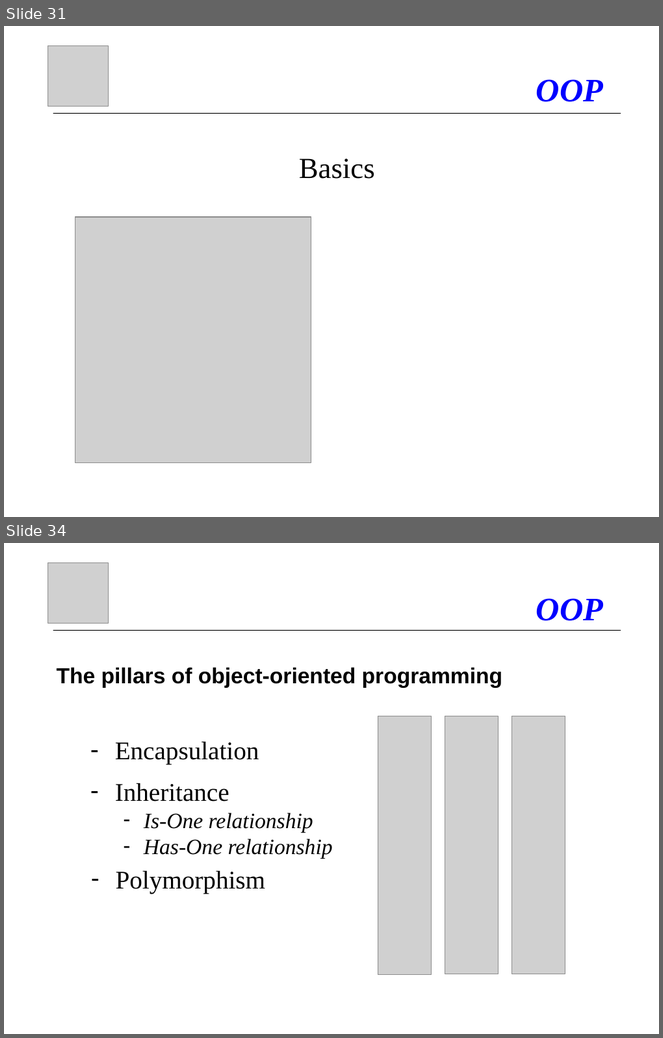
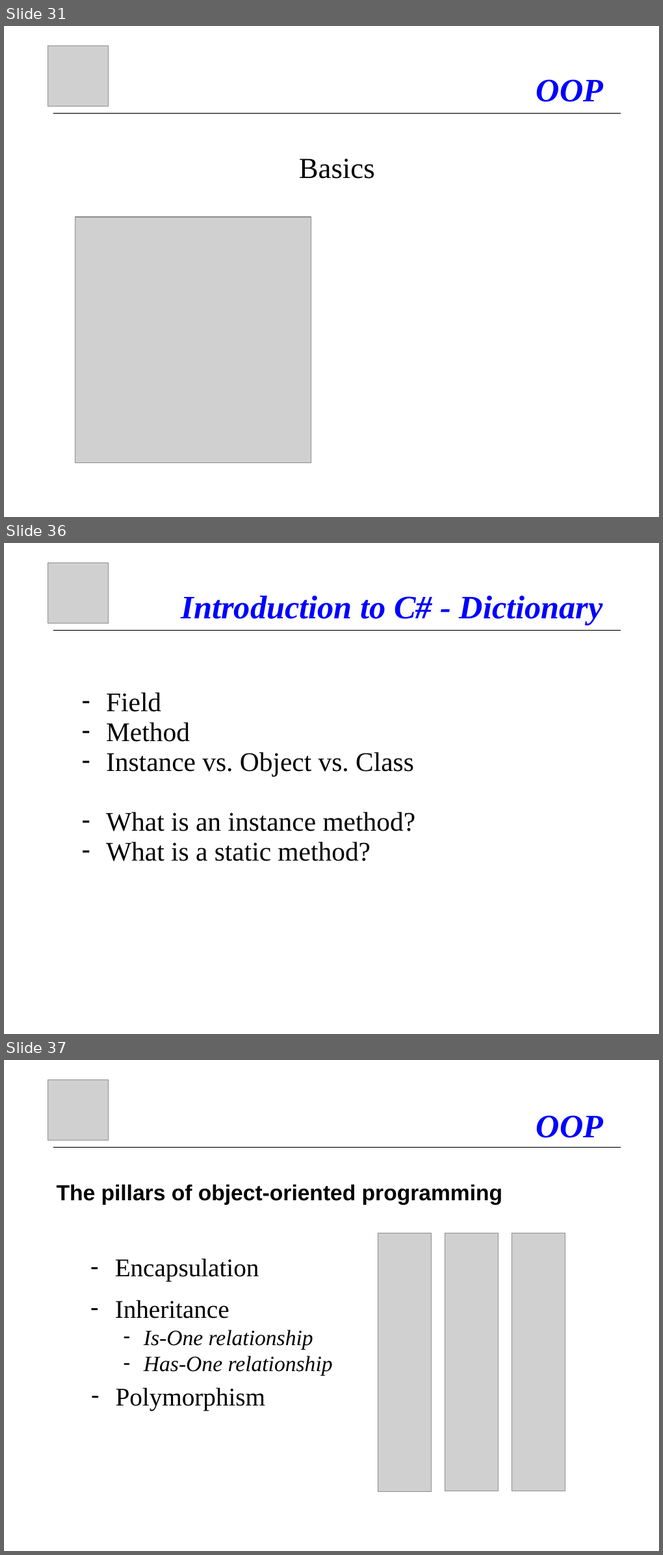
Before and after one commit to atillakati/fit_omicron_atilla, a slide deck: doc/C#_Kurs_en.ppt. Shown one above the other, each under a label of ours: slides 31 and 34 before the commit, slides 31, 36 and 37 after it; the slides between them are not shown. The pictures are 663x1038 and 663x1555 pixels, drawn with LibreOffice and Linux fonts; fonts in the diff are those of the drawing; grey boxes stand for pictures. Boxes give left, top, right and bottom in pixels: in the first picture for what was removed or moved away, otherwise in the second. Text is boxed around its words. In the diff, an @@ line names an element or a change of style, - is before the commit and + after.

```diff
--- a/doc/C#_Kurs_en.ppt
+++ b/doc/C#_Kurs_en.ppt
@@ slide 36 added at [4, 543, 659, 1034], background #FFFFFF @@
@@ picture added at [48, 563, 108, 623] @@
@@ title added at [181, 596, 603, 626], 36 pt, text #0000FF, bold, italic @@
+Introduction to C# - Dictionary
@@ line added from (53, 630) to (622, 630), #000000 0.74 pt @@
@@ text added at [106, 693, 416, 861], 29.6 pt, text #000000 @@
+– Field
+– Method
+– Instance vs. Object vs. Class
+– What is an instance method?
+– What is a static method?
@@ what was slide 34 is now slide 37 @@
```
Also in this commit, not shown: 10 slides changed, 2 other slides added, 2 slides removed, 4 other files.
